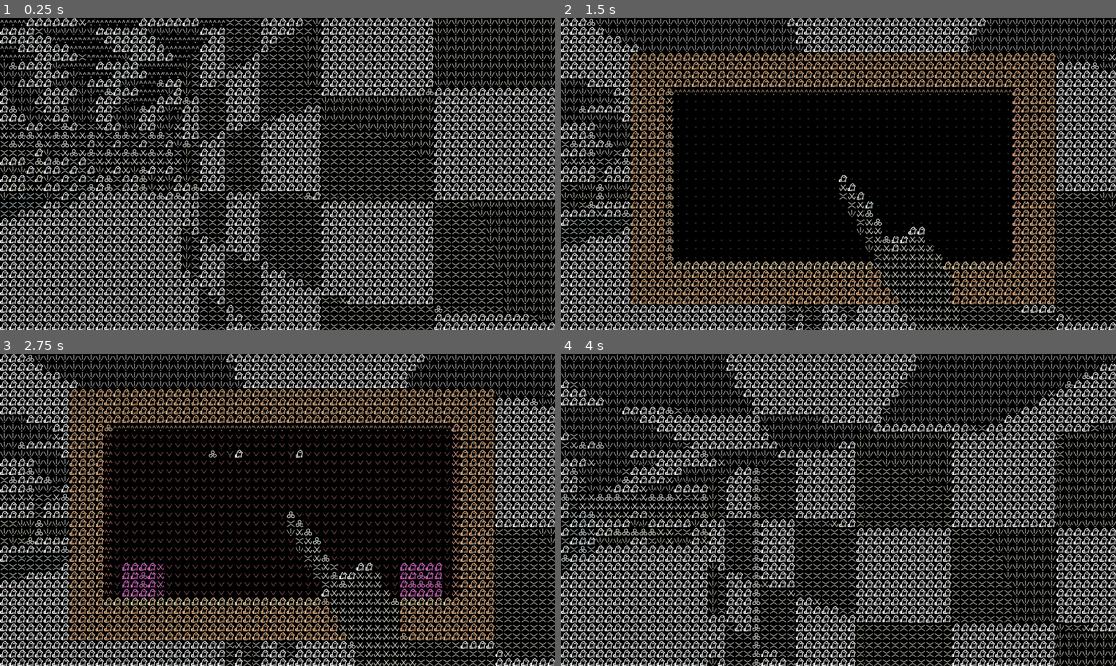
Above: before the commit, frames 1-4 (two rows, left to right).
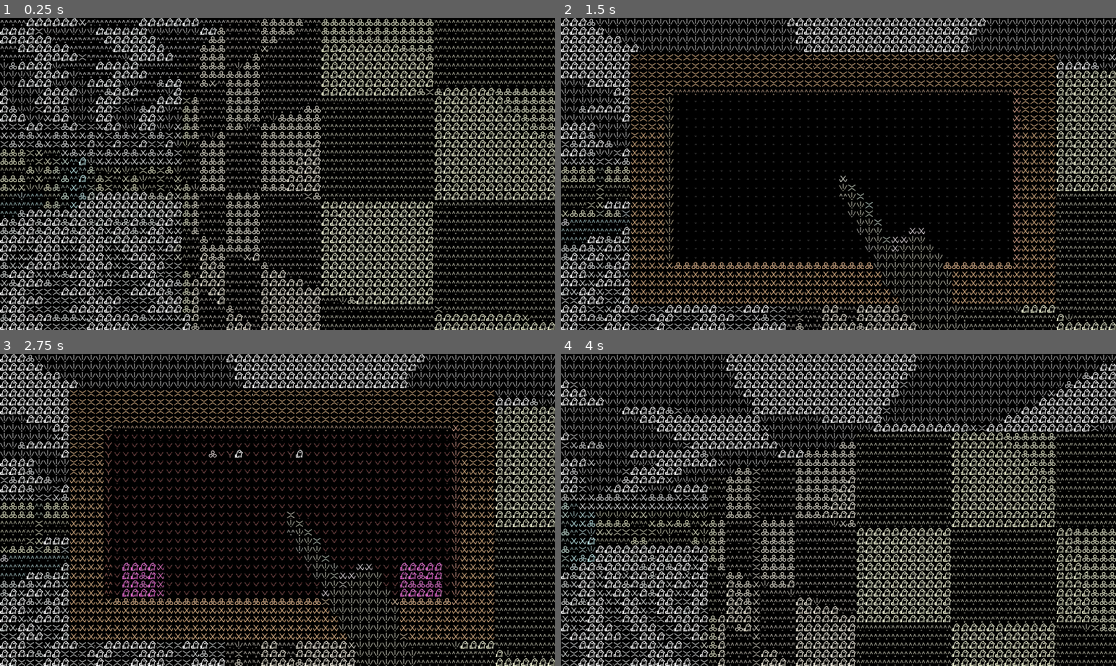
Above: after the commit, the same moments.

Repository: Tchetchouille/ijo-musi
Game: Godot game, scene res://Scenes/SystemsAndManagers/main.tscn
Two runs of this game, one before a commit and one after it. Both use one fixed random seed, a clock stepped at 60 frames per second and the inputs below.
Inputs (mouse positions are in pixels of both pictures, inside the frame that each line leads up to):
- Up to frame 1 (0.25 s): no input
- Up to frame 2 (1.5 s): tap Enter at 0.5 s; move the mouse to (866, 174) at 0.52 s; press the mouse at (866, 174) at 0.53 s; hold Space (fly_up) from 0.53 s (still down); move the mouse to (810, 174) at 1.27 s; release the mouse at (810, 174) at 1.28 s; right-click (810, 174) at 1.35 s
- Up to frame 3 (2.75 s): keep holding Space (fly_up); move the mouse to (288, 503) at 2.02 s; press the mouse at (288, 503) at 2.03 s
- Up to frame 4 (4 s): keep holding Space (fly_up); tap Enter at 2.75 s; move the mouse to (832, 516) at 2.77 s; release the mouse at (832, 516) at 2.78 s; right-click (832, 516) at 2.85 s; move the mouse to (877, 513) at 3.52 s; press the mouse at (877, 513) at 3.53 s

The runs differ from the first frame. In frame 1, 29% of the frame differs, in the area x 0-100%, y 0-100%; in frame 2, 22%; in frame 3, 22%; in frame 4, 22%.

Commit message:
Added Grave whitebox

Diff:
--- a/Godot Project/Actual ijo musi Project/actual-ijo-musi-project/Scenes/Level Prototypes and Whiteboxing/whitebox_waiting_room.tscn
+++ b/Godot Project/Actual ijo musi Project/actual-ijo-musi-project/Scenes/Level Prototypes and Whiteboxing/whitebox_waiting_room.tscn
@@ -1,7 +1,6 @@
-[gd_scene load_steps=107 format=3 uid="uid://c6fca6orqkrh4"]
+[gd_scene load_steps=124 format=3 uid="uid://c6fca6orqkrh4"]
 
 [ext_resource type="Texture2D" uid="uid://ch880hx1kx5ot" path="res://Resources and Assets/Textures/whitebox_texture.png" id="1_nvjux"]
-[ext_resource type="PackedScene" uid="uid://cl2lkp7fcrkte" path="res://Scenes/Level Prototypes and Whiteboxing/look_at_plan_not_this_whitebox_pond.tscn" id="2_ystdp"]
 
 [sub_resource type="StandardMaterial3D" id="StandardMaterial3D_ystdp"]
 albedo_texture = ExtResource("1_nvjux")
@@ -335,6 +334,61 @@
 material = SubResource("StandardMaterial3D_1s5lu")
 
 [sub_resource type="BoxShape3D" id="BoxShape3D_ra813"]
+
+[sub_resource type="StandardMaterial3D" id="StandardMaterial3D_fydox"]
+albedo_texture = ExtResource("1_nvjux")
+uv1_scale = Vector3(30, 20, 30)
+uv1_triplanar = true
+
+[sub_resource type="CapsuleMesh" id="CapsuleMesh_ystdp"]
+material = SubResource("StandardMaterial3D_fydox")
+flip_faces = true
+
+[sub_resource type="StandardMaterial3D" id="StandardMaterial3D_op3qr"]
+albedo_texture = ExtResource("1_nvjux")
+uv1_scale = Vector3(30, 0.1, 30)
+uv1_triplanar = true
+
+[sub_resource type="BoxMesh" id="BoxMesh_my0ki"]
+material = SubResource("StandardMaterial3D_op3qr")
+
+[sub_resource type="BoxShape3D" id="BoxShape3D_r685e"]
+
+[sub_resource type="StandardMaterial3D" id="StandardMaterial3D_x1byb"]
+albedo_texture = ExtResource("1_nvjux")
+uv1_scale = Vector3(15, 5, 20)
+uv1_triplanar = true
+
+[sub_resource type="CapsuleMesh" id="CapsuleMesh_nvjux"]
+material = SubResource("StandardMaterial3D_x1byb")
+
+[sub_resource type="StandardMaterial3D" id="StandardMaterial3D_my0ki"]
+albedo_color = Color(1, 1, 1, 0)
+
+[sub_resource type="BoxMesh" id="BoxMesh_vgo41"]
+material = SubResource("StandardMaterial3D_my0ki")
+
+[sub_resource type="CylinderMesh" id="CylinderMesh_ystdp"]
+
+[sub_resource type="CylinderShape3D" id="CylinderShape3D_5tdr4"]
+
+[sub_resource type="BoxMesh" id="BoxMesh_jn2ir"]
+
+[sub_resource type="BoxShape3D" id="BoxShape3D_vgo41"]
+
+[sub_resource type="StandardMaterial3D" id="StandardMaterial3D_ur8w8"]
+albedo_texture = ExtResource("1_nvjux")
+uv1_scale = Vector3(4, 1, 3)
+uv1_triplanar = true
+
+[sub_resource type="BoxMesh" id="BoxMesh_r685e"]
+material = SubResource("StandardMaterial3D_ur8w8")
+
+[sub_resource type="BoxShape3D" id="BoxShape3D_0ifvb"]
+
+[sub_resource type="BoxMesh" id="BoxMesh_x0b1f"]
+
+[sub_resource type="BoxMesh" id="BoxMesh_0ifvb"]
 
 [node name="Whitebox" type="Node3D"]
 transform = Transform3D(1, 0, 0, 0, 1, 0, 0, 0, 1, 22.0085, 0, -6.04989)
@@ -1846,9 +1900,6 @@
 mesh = SubResource("BoxMesh_vlhxa")
 skeleton = NodePath("../Hall")
 
-[node name="DontUseThisForAssets" parent="." instance=ExtResource("2_ystdp")]
-transform = Transform3D(1, 0, 0, 0, 1, 0, 0, 0, 1, -81.119, -33.6369, 11.8636)
-
 [node name="Stairs" type="Node3D" parent="."]
 
 [node name="Stair1" type="Node3D" parent="Stairs"]
@@ -2055,3 +2106,197 @@
 
 [node name="CollisionShape3D" type="CollisionShape3D" parent="Stairs/ToPond/StaticBody3D5"]
 shape = SubResource("BoxShape3D_ra813")
+
+[node name="Grave" type="Node3D" parent="."]
+
+[node name="Walls" type="Node3D" parent="Grave"]
+
+[node name="MeshInstance3D" type="MeshInstance3D" parent="Grave/Walls"]
+transform = Transform3D(30, 0, 0, 0, 20, 0, 0, 0, 30, -56.4378, -37.2808, -23.767)
+mesh = SubResource("CapsuleMesh_ystdp")
+skeleton = NodePath("../..")
+
+[node name="Floor" type="Node3D" parent="Grave"]
+
+[node name="Base" type="StaticBody3D" parent="Grave/Floor"]
+transform = Transform3D(30, 0, 0, 0, 0.1, 0, 0, 0, 30, -56.4378, -35.7621, -23.767)
+
+[node name="MeshInstance3D" type="MeshInstance3D" parent="Grave/Floor/Base"]
+mesh = SubResource("BoxMesh_my0ki")
+
+[node name="CollisionShape3D" type="CollisionShape3D" parent="Grave/Floor/Base"]
+shape = SubResource("BoxShape3D_r685e")
+
+[node name="Mound" type="StaticBody3D" parent="Grave/Floor"]
+transform = Transform3D(15, 0, 0, 0, 5, 0, 0, 0, 20, -56.4378, -38.6809, -34.2589)
+
+[node name="MeshInstance3D" type="MeshInstance3D" parent="Grave/Floor/Mound"]
+mesh = SubResource("CapsuleMesh_nvjux")
+
+[node name="Water" type="MeshInstance3D" parent="Grave/Floor"]
+transform = Transform3D(30, 0, 0, 0, 0.5, 0, 0, 0, 30, -56.4378, -35.5785, -23.767)
+mesh = SubResource("BoxMesh_vgo41")
+
+[node name="Pillars" type="Node3D" parent="Grave"]
+transform = Transform3D(1, 0, 0, 0, 1, 0, 0, 0, 1, -56.438, -39, -23.767)
+
+[node name="Pillar" type="StaticBody3D" parent="Grave/Pillars"]
+transform = Transform3D(-0.574533, 0, -0.482091, 0, 5, 0, 0.482091, 0, -0.574533, -8.9871, 3.99641, 7.54105)
+
+[node name="MeshInstance3D" type="MeshInstance3D" parent="Grave/Pillars/Pillar"]
+mesh = SubResource("CylinderMesh_ystdp")
+
+[node name="CollisionShape3D" type="CollisionShape3D" parent="Grave/Pillars/Pillar"]
+shape = SubResource("CylinderShape3D_5tdr4")
+
+[node name="Pillar7" type="StaticBody3D" parent="Grave/Pillars"]
+transform = Transform3D(-0.574533, 0, -0.482091, 0, 5, 0, 0.482091, 0, -0.574533, 8.987, 3.996, 7.541)
+
+[node name="MeshInstance3D" type="MeshInstance3D" parent="Grave/Pillars/Pillar7"]
+mesh = SubResource("CylinderMesh_ystdp")
+
+[node name="CollisionShape3D" type="CollisionShape3D" parent="Grave/Pillars/Pillar7"]
+shape = SubResource("CylinderShape3D_5tdr4")
+
+[node name="Pillar2" type="StaticBody3D" parent="Grave/Pillars"]
+transform = Transform3D(-0.375, 0, -0.649519, 0, 5, 0, 0.649519, 0, -0.375, -5.86581, 5, 10.1599)
+
+[node name="MeshInstance3D" type="MeshInstance3D" parent="Grave/Pillars/Pillar2"]
+mesh = SubResource("CylinderMesh_ystdp")
+
+[node name="CollisionShape3D" type="CollisionShape3D" parent="Grave/Pillars/Pillar2"]
+shape = SubResource("CylinderShape3D_5tdr4")
+
+[node name="Pillar8" type="StaticBody3D" parent="Grave/Pillars"]
+transform = Transform3D(-0.375, 0, -0.649519, 0, 5, 0, 0.649519, 0, -0.375, 5.866, 5, 10.16)
+
+[node name="MeshInstance3D" type="MeshInstance3D" parent="Grave/Pillars/Pillar8"]
+mesh = SubResource("CylinderMesh_ystdp")
+
+[node name="CollisionShape3D" type="CollisionShape3D" parent="Grave/Pillars/Pillar8"]
+shape = SubResource("CylinderShape3D_5tdr4")
+
+[node name="Pillar3" type="StaticBody3D" parent="Grave/Pillars"]
+transform = Transform3D(-0.704769, 0, -0.256515, 0, 5, 0, 0.256515, 0, -0.704769, -11.0241, 3, 4.01245)
+
+[node name="MeshInstance3D" type="MeshInstance3D" parent="Grave/Pillars/Pillar3"]
+mesh = SubResource("CylinderMesh_ystdp")
+
+[node name="CollisionShape3D" type="CollisionShape3D" parent="Grave/Pillars/Pillar3"]
+shape = SubResource("CylinderShape3D_5tdr4")
+
+[node name="Pillar9" type="StaticBody3D" parent="Grave/Pillars"]
+transform = Transform3D(-0.704769, 0, -0.256515, 0, 5, 0, 0.256515, 0, -0.704769, 11.024, 3, 4.012)
+
+[node name="MeshInstance3D" type="MeshInstance3D" parent="Grave/Pillars/Pillar9"]
+mesh = SubResource("CylinderMesh_ystdp")
+
+[node name="CollisionShape3D" type="CollisionShape3D" parent="Grave/Pillars/Pillar9"]
+shape = SubResource("CylinderShape3D_5tdr4")
+
+[node name="Pillar4" type="StaticBody3D" parent="Grave/Pillars"]
+transform = Transform3D(-0.75, 0, 5.96046e-08, 0, 5, 0, -5.96046e-08, 0, -0.75, -11.7316, 2, -1.90735e-06)
+
+[node name="MeshInstance3D" type="MeshInstance3D" parent="Grave/Pillars/Pillar4"]
+mesh = SubResource("CylinderMesh_ystdp")
+
+[node name="CollisionShape3D" type="CollisionShape3D" parent="Grave/Pillars/Pillar4"]
+shape = SubResource("CylinderShape3D_5tdr4")
+
+[node name="Pillar10" type="StaticBody3D" parent="Grave/Pillars"]
+transform = Transform3D(-0.75, 0, 5.96046e-08, 0, 5, 0, -5.96046e-08, 0, -0.75, 11.732, 2, 0)
+
+[node name="MeshInstance3D" type="MeshInstance3D" parent="Grave/Pillars/Pillar10"]
+mesh = SubResource("CylinderMesh_ystdp")
+
+[node name="CollisionShape3D" type="CollisionShape3D" parent="Grave/Pillars/Pillar10"]
+shape = SubResource("CylinderShape3D_5tdr4")
+
+[node name="Pillar5" type="StaticBody3D" parent="Grave/Pillars"]
+transform = Transform3D(-0.704769, 0, 0.256515, 0, 5, 0, -0.256515, 0, -0.704769, -11.0241, 1, -4.01246)
+
+[node name="MeshInstance3D" type="MeshInstance3D" parent="Grave/Pillars/Pillar5"]
+mesh = SubResource("CylinderMesh_ystdp")
+
+[node name="CollisionShape3D" type="CollisionShape3D" parent="Grave/Pillars/Pillar5"]
+shape = SubResource("CylinderShape3D_5tdr4")
+
+[node name="Pillar11" type="StaticBody3D" parent="Grave/Pillars"]
+transform = Transform3D(-0.704769, 0, 0.256515, 0, 5, 0, -0.256515, 0, -0.704769, 11.024, 1, -4.012)
+
+[node name="MeshInstance3D" type="MeshInstance3D" parent="Grave/Pillars/Pillar11"]
+mesh = SubResource("CylinderMesh_ystdp")
+
+[node name="CollisionShape3D" type="CollisionShape3D" parent="Grave/Pillars/Pillar11"]
+shape = SubResource("CylinderShape3D_5tdr4")
+
+[node name="Pillar6" type="StaticBody3D" parent="Grave/Pillars"]
+transform = Transform3D(-0.574533, 0, 0.482091, 0, 5, 0, -0.482091, 0, -0.574533, -8.98695, 0, -7.54095)
+
+[node name="MeshInstance3D" type="MeshInstance3D" parent="Grave/Pillars/Pillar6"]
+mesh = SubResource("CylinderMesh_ystdp")
+
+[node name="CollisionShape3D" type="CollisionShape3D" parent="Grave/Pillars/Pillar6"]
+shape = SubResource("CylinderShape3D_5tdr4")
+
+[node name="Pillar12" type="StaticBody3D" parent="Grave/Pillars"]
+transform = Transform3D(-0.574533, 0, 0.482091, 0, 5, 0, -0.482091, 0, -0.574533, 8.987, 0, -7.541)
+
+[node name="MeshInstance3D" type="MeshInstance3D" parent="Grave/Pillars/Pillar12"]
+mesh = SubResource("CylinderMesh_ystdp")
+
+[node name="CollisionShape3D" type="CollisionShape3D" parent="Grave/Pillars/Pillar12"]
+shape = SubResource("CylinderShape3D_5tdr4")
+
+[node name="Pillar13" type="StaticBody3D" parent="Grave/Pillars"]
+transform = Transform3D(-0.130236, 0, -0.738606, 0, 5, 0, 0.738606, 0, -0.130236, -2.03738, 5.98428, 11.5537)
+
+[node name="MeshInstance3D" type="MeshInstance3D" parent="Grave/Pillars/Pillar13"]
+mesh = SubResource("CylinderMesh_ystdp")
+
+[node name="CollisionShape3D" type="CollisionShape3D" parent="Grave/Pillars/Pillar13"]
+shape = SubResource("CylinderShape3D_5tdr4")
+
+[node name="Pillar14" type="StaticBody3D" parent="Grave/Pillars"]
+transform = Transform3D(0.130236, 0, -0.738606, 0, 5, 0, 0.738606, 0, 0.130236, 2.03709, 5.98428, 11.5537)
+
+[node name="MeshInstance3D" type="MeshInstance3D" parent="Grave/Pillars/Pillar14"]
+mesh = SubResource("CylinderMesh_ystdp")
+
+[node name="CollisionShape3D" type="CollisionShape3D" parent="Grave/Pillars/Pillar14"]
+shape = SubResource("CylinderShape3D_5tdr4")
+
+[node name="Tombstone" type="StaticBody3D" parent="Grave"]
+transform = Transform3D(1, 0, 0, 0, 1, 0, 0, 0, 1, -56.438, -34.7571, -18.7459)
+
+[node name="MeshInstance3D" type="MeshInstance3D" parent="Grave/Tombstone"]
+transform = Transform3D(10, 0, 0, 0, 2, 0, 0, 0, 1, 0, 0, 0)
+mesh = SubResource("BoxMesh_jn2ir")
+
+[node name="CollisionShape3D" type="CollisionShape3D" parent="Grave/Tombstone"]
+shape = SubResource("BoxShape3D_vgo41")
+
+[node name="Structure" type="Node3D" parent="Grave"]
+transform = Transform3D(1, 0, 0, 0, 1, 0, 0, 0, 1, -56.438, -32.066, -35.0423)
+
+[node name="Base" type="StaticBody3D" parent="Grave/Structure"]
+transform = Transform3D(4, 0, 0, 0, 1, 0, 0, 0, 3, 0, -1.59396, -1.42903)
+
+[node name="MeshInstance3D" type="MeshInstance3D" parent="Grave/Structure/Base"]
+mesh = SubResource("BoxMesh_r685e")
+
+[node name="CollisionShape3D" type="CollisionShape3D" parent="Grave/Structure/Base"]
+shape = SubResource("BoxShape3D_0ifvb")
+
+[node name="Body" type="StaticBody3D" parent="Grave/Structure"]
+transform = Transform3D(3.6303e-15, 2.62268e-08, 1, 1.9, -2.62268e-08, 0, 8.30516e-08, 0.6, -4.37114e-08, 0, -0.413822, -1.60919)
+
+[node name="MeshInstance3D" type="MeshInstance3D" parent="Grave/Structure/Body"]
+mesh = SubResource("BoxMesh_x0b1f")
+
+[node name="MeshInstance3D2" type="MeshInstance3D" parent="Grave/Structure/Body"]
+transform = Transform3D(1.50844e-15, 0.157895, 2.07054e-08, 1.09278e-07, -2.18557e-08, 1.5, 1.5, -1.4116e-23, -3.93403e-08, -0.243475, 0.386185, 0)
+mesh = SubResource("BoxMesh_0ifvb")
+
+[node name="CollisionShape3D" type="CollisionShape3D" parent="Grave/Structure/Body"]
+shape = SubResource("BoxShape3D_qtvbj")
Not shown, changed: Design Documents/Narration/Narrative Data/Infos.xlsx
Not shown, added: Planning/~$Planning_visuel.pptx
